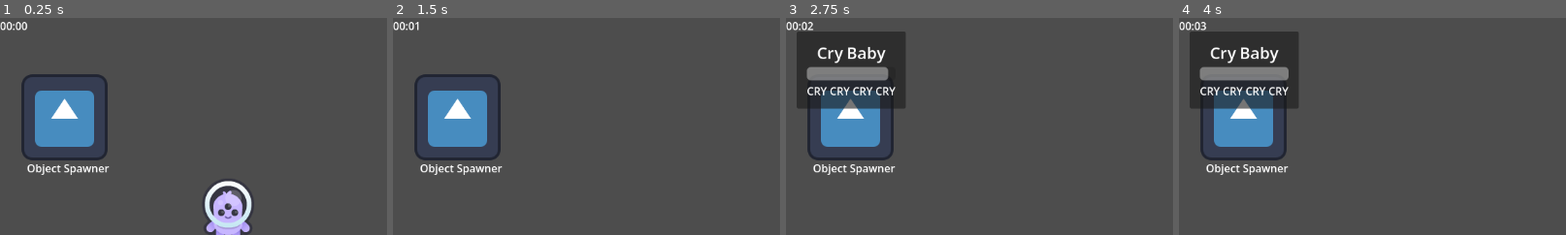
Above: before the commit, frames 1-4 (left to right).
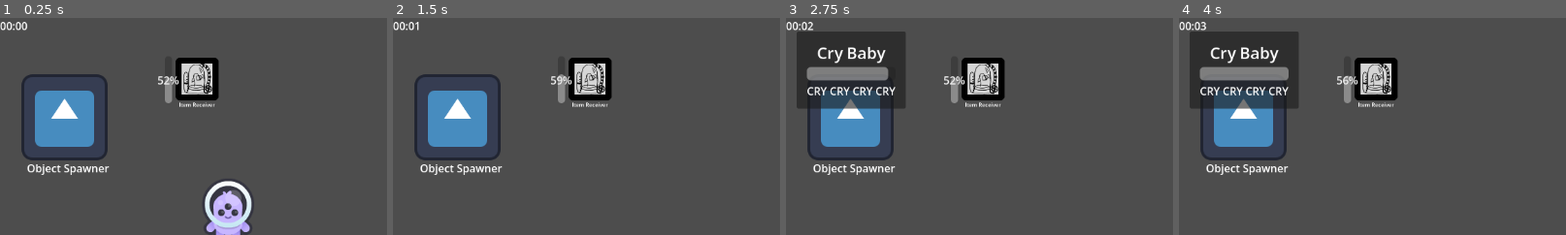
Above: after the commit, the same moments.

Repository: CamaraoLendario/Chaotic-Plants
Game: Godot game, scene res://main_world.tscn
Same seed, same stepped clock (60 frames per second), same inputs: the game is played once before the commit and once after it. The engine's default icon, where the game draws it, is replaced by a stand-in: a white triangle on a blue panel in a dark square.
Inputs (mouse positions are % of the whole screen's width and height, from its top left):
- Up to frame 1 (0.25 s): no input
- Up to frame 2 (1.5 s): move the mouse to (72, 45) at 0.52 s; hold D (Right) 0.53-1.28 s; hold E (Interact) 0.53-1.28 s; move the mouse to (30, 55) at 1.27 s; hold S (Down) from 1.28 s (still down); tap F (Throw) at 1.35 s
- Up to frame 3 (2.75 s): move the mouse to (60, 28) at 2.02 s; release S (Down) at 2.03 s; hold D (Right) from 2.03 s (still down); hold E (Interact) from 2.03 s (still down)
- Up to frame 4 (4 s): move the mouse to (45, 70) at 2.77 s; release D (Right) at 2.78 s; release E (Interact) at 2.78 s; hold W (Up) 2.78-3.53 s; tap F (Throw) at 2.85 s; move the mouse to (80, 65) at 3.52 s; hold A (Left) from 3.53 s (still down); hold E (Interact) from 3.53 s (still down)
The pictures show only the part of the screen within x 0-50%, y 0-50%; the shares and areas given below are measured in that part.

The runs differ from the first frame. In frame 1, 2.5% of the frame differs, in the area x 40-57%, y 18-42%; in frame 2, 2.5%; in frame 3, 2.5%; in frame 4, 2.5%.

Commit message:
cry baby works, steamy needs pressure release

Diff:
--- a/Plants/Cry Baby/cry_baby.gd
+++ b/Plants/Cry Baby/cry_baby.gd
@@ -7,14 +7,22 @@
 
 var beAnnoyingTimeInterval: float = 1
 var ownedTeddyBears: Array[TeddyBear]
+var be_annoying_timer: Timer = Timer.new()
 
 var IsCrying: bool:
 	get():
 		return _isCrying
 	set(value):
 		_isCrying = value
-		if (_isCrying): modulate = Color.BLUE
-		else: modulate = Color.WHITE
+		if (_isCrying):
+			modulate = Color.BLUE
+			isGrowing = false
+		else:
+			modulate = Color.WHITE
+			isGrowing = true
+			if (be_annoying_timer.is_stopped()):
+				print("STARTING TIMER")
+				be_annoying_timer.start(beAnnoyingTimeInterval)
 
 var _isCrying: bool = true
 
@@ -37,19 +45,20 @@
 func _ready() -> void:
 	super._ready()
 
-
-
-	modulate = Color.BLUE
+	IsCrying = true
 	itemReceiver.picked_up_object.connect(update_held_item)
 	itemReceiver.dropped_object.connect(update_held_item)
 
-	#AddBeAnnoyingTimer()
+	AddBeAnnoyingTimer()
 	SpawnTeddyBears()
 
+func _physics_process(delta: float) -> void:
+	super._physics_process(delta)
+	print(growProgress)
+
 func AddBeAnnoyingTimer():
-	var be_annoying_timer: Timer = new().Timer()
+	be_annoying_timer.one_shot = true
 	add_child(be_annoying_timer)
-	be_annoying_timer.start(beAnnoyingTimeInterval)
 	be_annoying_timer.timeout.connect(be_annoying)
 
 func be_annoying():
@@ -57,9 +66,11 @@
 	possibleTeddyBears.remove_at(WantedTeddyBear)
 	if(randi_range(0, 1) == 0):
 		WantedTeddyBear = possibleTeddyBears[randi_range(0, 1)]
+	else:
+		be_annoying_timer.start(beAnnoyingTimeInterval)
 
 func update_held_item(_obj: Pickable):
-	var currentHeldObject = _obj.owner
+	var currentHeldObject = itemReceiver.get_held_object()
 	print(self, " held item updated. new object: ", currentHeldObject)
 	if (currentHeldObject is TeddyBear):
 		var newTeddyBear = currentHeldObject as TeddyBear
--- a/Plants/plant_item_receiver.tscn
+++ b/Plants/plant_item_receiver.tscn
@@ -15,6 +15,7 @@
 objectHolder = NodePath("ObjectHolder")
 
 [node name="InteractReceiver" type="Area2D" parent="." unique_id=415589104 node_paths=PackedStringArray("objectHolder")]
+collision_mask = 5
 script = ExtResource("2_eqv4n")
 objectHolder = NodePath("../ObjectHolder")
 metadata/_custom_type_script = "uid://b3owvnlpfrkpo"
--- a/Plants/steamy/steamy.gd
+++ b/Plants/steamy/steamy.gd
@@ -52,4 +52,4 @@
 
 	var waterBucket: WaterBucket = obj.owner
 	itemReceiver.objectHolder.drop().owner.queue_free()
-	itemReceiver.objectHolder.start_holding(waterBucket.pickable)
+	add_water()
--- a/Plants/steamy/steamy.tscn
+++ b/Plants/steamy/steamy.tscn
@@ -75,10 +75,10 @@
 animation = &"stage0"
 
 [node name="ProgressBar" type="ProgressBar" parent="." index="4" unique_id=311369693]
-offset_left = 44.0
-offset_top = 11.0
-offset_right = 70.0
-offset_bottom = 180.0
+offset_left = -48.0
+offset_top = -34.0
+offset_right = -37.23077
+offset_bottom = 36.0
 max_value = 1.0
 step = 0.001
 value = 0.5
--- a/Plants/steamy/water_bucket.tscn
+++ b/Plants/steamy/water_bucket.tscn
@@ -5,3 +5,6 @@
 
 [node name="water_bucket" unique_id=794916380 instance=ExtResource("1_stp0t")]
 script = ExtResource("2_vhjcy")
+
+[node name="Label" parent="." index="1" unique_id=2048095712]
+text = "BUCKET"
--- a/main_world.tscn
+++ b/main_world.tscn
@@ -5,14 +5,22 @@
 [ext_resource type="PackedScene" uid="uid://bq3gnd6nxn01p" path="res://object_spawner.tscn" id="2_uoqbt"]
 [ext_resource type="Resource" uid="uid://4andksvgn7yo" path="res://game_state/levels/level0Data.tres" id="2_uue8y"]
 [ext_resource type="Script" uid="uid://d1p357dnn4txx" path="res://time_label.gd" id="5_uue8y"]
+[ext_resource type="PackedScene" uid="uid://cl48nnwb65guv" path="res://Plants/steamy/water_bucket.tscn" id="5_v7yd6"]
 [ext_resource type="PackedScene" uid="uid://ulelhqvpd2il" path="res://Plants/plant_item_receiver.tscn" id="5_whfra"]
 [ext_resource type="Script" uid="uid://do6arsnvfb00a" path="res://request_list_view.gd" id="7_7ktct"]
 [ext_resource type="PackedScene" uid="uid://c7hl623304u1e" path="res://game_state/views/request_view.tscn" id="7_aac4l"]
 [ext_resource type="PackedScene" uid="uid://tc83aw2jaip5" path="res://interact/delivery.tscn" id="9_uks48"]
 [ext_resource type="PackedScene" uid="uid://psh2ymdga6o6" path="res://Plants/Plinko/Plinko.tscn" id="10_ko8m6"]
 [ext_resource type="Shader" uid="uid://bvni52b27fb52" path="res://Plants/base_plant.gdshader" id="11_ko8m6"]
+[ext_resource type="PackedScene" uid="uid://dygk3vngr7bt" path="res://Plants/steamy/steamy.tscn" id="13_v7yd6"]
 
-[sub_resource type="ShaderMaterial" id="ShaderMaterial_8i6ae"]
+[sub_resource type="ShaderMaterial" id="ShaderMaterial_wly0c"]
+resource_local_to_scene = true
+shader = ExtResource("11_ko8m6")
+shader_parameter/startTime = 0.0
+shader_parameter/animate = false
+
+[sub_resource type="ShaderMaterial" id="ShaderMaterial_xftef"]
 resource_local_to_scene = true
 shader = ExtResource("11_ko8m6")
 shader_parameter/startTime = 0.0
@@ -31,6 +39,7 @@
 
 [node name="ObjectSpawner" parent="." unique_id=1063420533 instance=ExtResource("2_uoqbt")]
 position = Vector2(-480, -176)
+spawnScene = ExtResource("5_v7yd6")
 
 [node name="PlantItemReceiver" parent="." unique_id=1216653505 instance=ExtResource("5_whfra")]
 position = Vector2(-344, 200)
@@ -69,8 +78,12 @@
 [node name="Delivery" parent="." unique_id=1179291177 instance=ExtResource("9_uks48")]
 
 [node name="BasePlant" parent="." unique_id=629364572 instance=ExtResource("10_ko8m6")]
-material = SubResource("ShaderMaterial_8i6ae")
+material = SubResource("ShaderMaterial_wly0c")
 position = Vector2(153, -139)
+
+[node name="Steamy" parent="." unique_id=1841791848 instance=ExtResource("13_v7yd6")]
+material = SubResource("ShaderMaterial_xftef")
+position = Vector2(-283, -233)
 
 [connection signal="spawnedObject" from="PlantSpawner1" to="." method="on_plant_spawned"]
 [connection signal="spawnedObject" from="PlantSpawner2" to="." method="on_plant_spawned"]
Not shown: 4 places in Plants/Cry Baby/cry_baby.tscn that only renumber resources
Not shown: 1 places in Plants/steamy/steamy.tscn that only renumber resources
